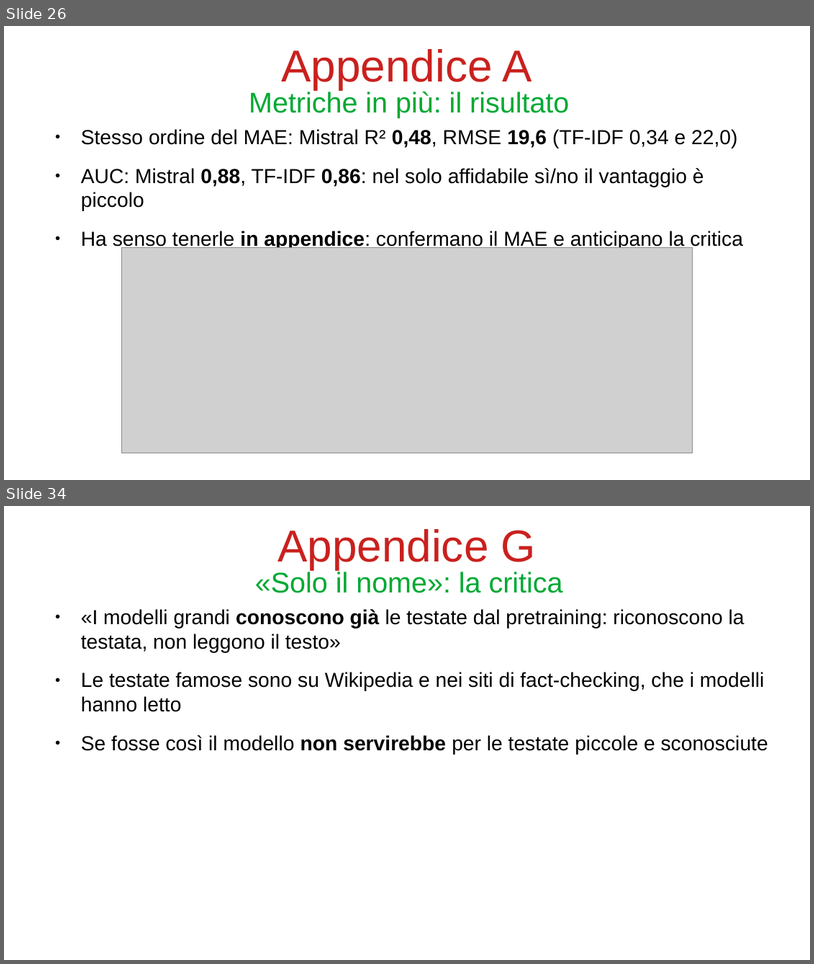
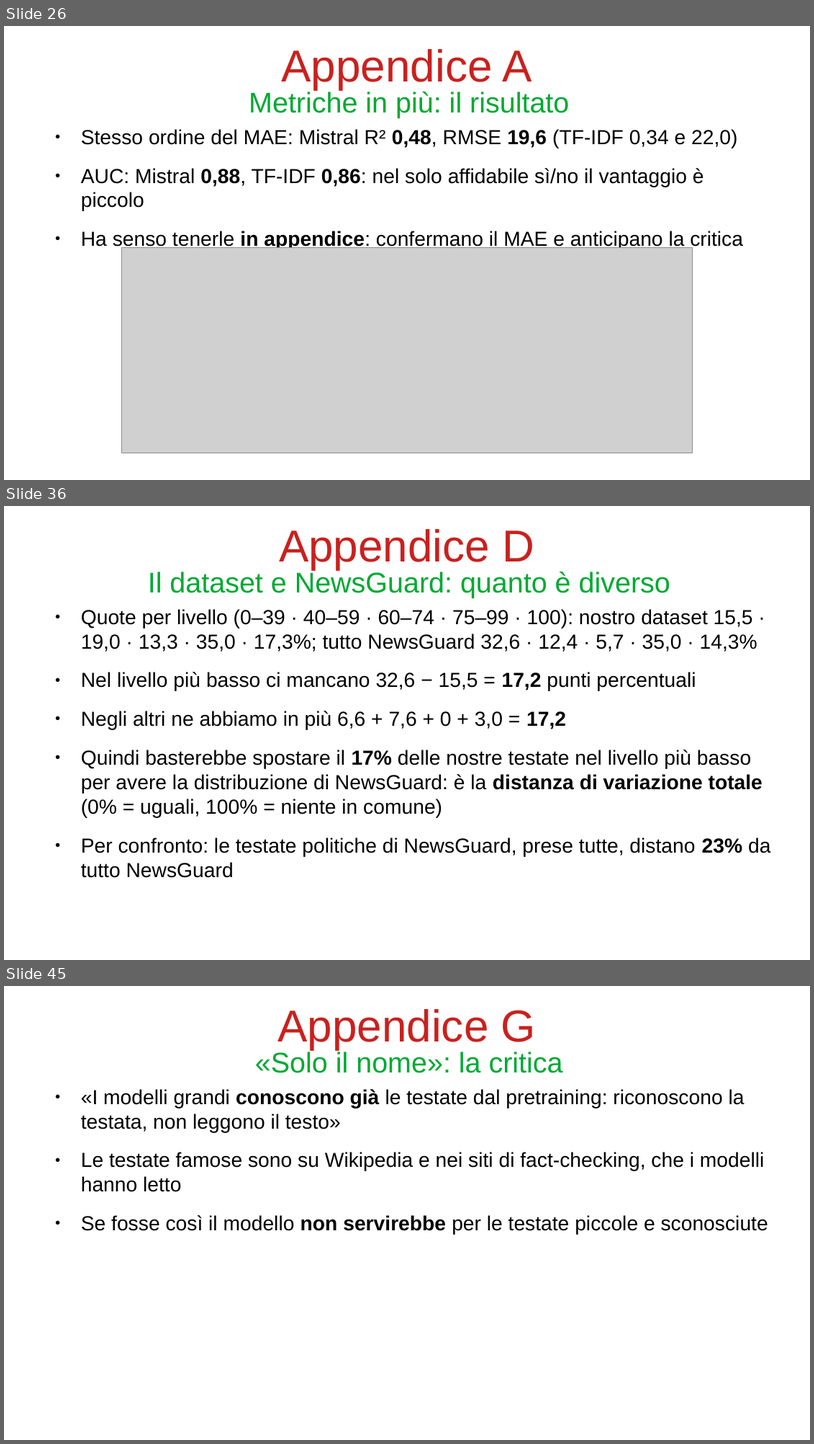
Before and after one commit to bianchi-john/PublisherClassification, a slide deck: Presentazioni/Paper rivista/PaperRivista.odp. Shown one above the other, each under a label of ours: slides 26 and 34 before the commit, slides 26, 36 and 45 after it; the slides between them are not shown. The pictures are 814x964 and 814x1444 pixels, drawn with LibreOffice and Linux fonts; fonts in the diff are those of the drawing; grey boxes stand for pictures. Boxes give left, top, right and bottom in pixels: in the first picture for what was removed or moved away, otherwise in the second. Text is boxed around its words. In the diff, an @@ line names an element or a change of style, - is before the commit and + after.

```diff
--- a/Presentazioni/Paper rivista/PaperRivista.odp
+++ b/Presentazioni/Paper rivista/PaperRivista.odp
@@ slide 36 added at <box>4,506,810,960</box>, background #FFFFFF @@
@@ title added at <box>279,529,535,569</box>, 44 pt, text #C9211E @@
+Appendice D
@@ title added at <box>148,570,671,598</box>, 28 pt, text #00A933 @@
+Il dataset e NewsGuard: quanto è diverso
@@ text added at <box>81,609,771,878</box>, 20 pt, text #000000 @@
+● Quote per livello (0–39 · 40–59 · 60–74 · 75–99 · 100): nostro dataset 15,5 · 19,0 · 13,3 · 35,0 · 17,3%; tutto NewsGuard 32,6 · 12,4 · 5,7 · 35,0 · 14,3%
+● Nel livello più basso ci mancano 32,6 − 15,5 = 17,2 punti percentuali
+● Negli altri ne abbiamo in più 6,6 + 7,6 + 0 + 3,0 = 17,2
+● Quindi basterebbe spostare il 17% delle nostre testate nel livello più basso per avere la distribuzione di NewsGuard: è la distanza di variazione totale (0% = uguali, 100% = niente in comune)
+● Per confronto: le testate politiche di NewsGuard, prese tutte, distano 23% da tutto NewsGuard
@@ what was slide 34 is now slide 45 @@
```
Also in this commit, not shown: 5 slides changed, 12 other slides added, 2 slides removed, 25 other files.
